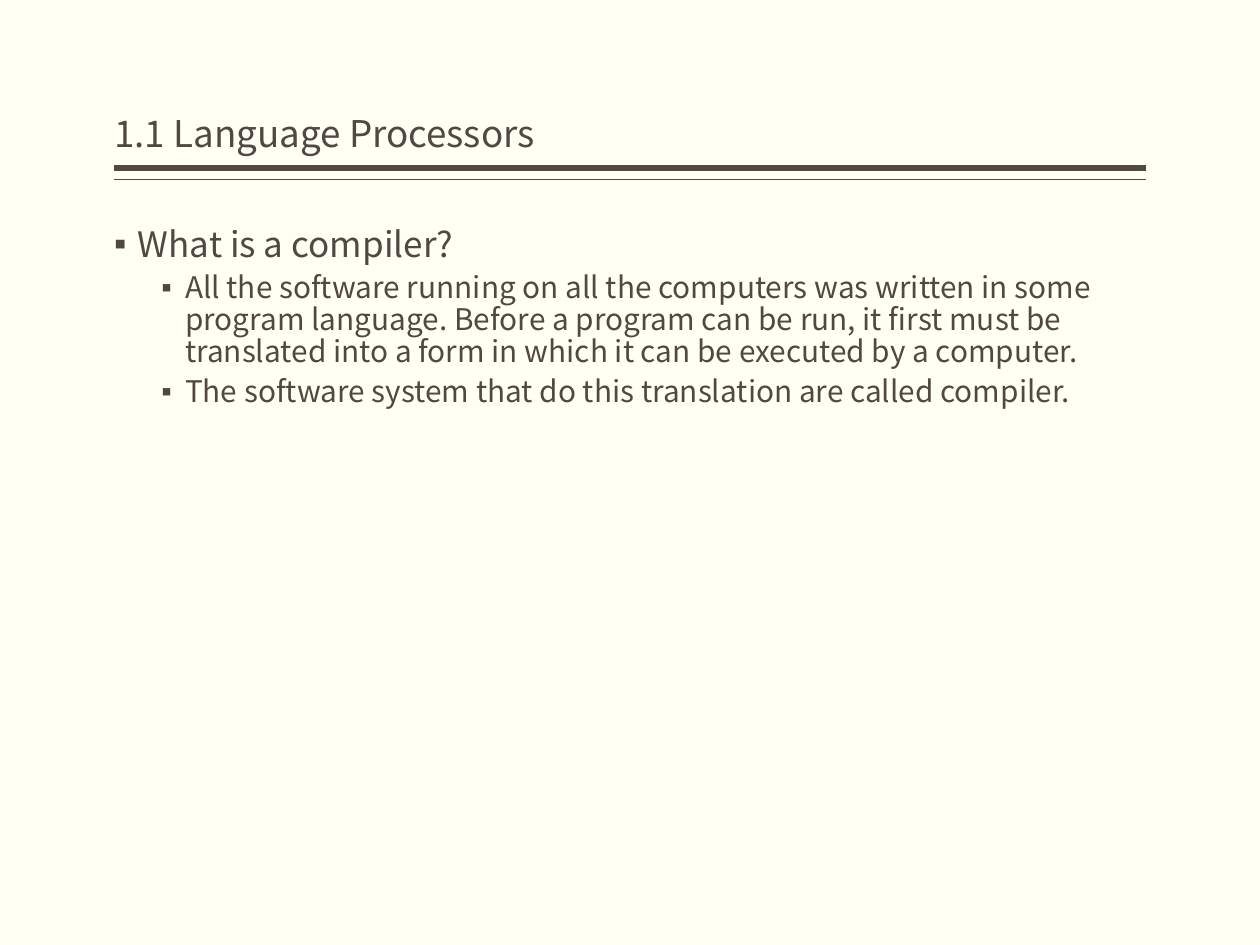
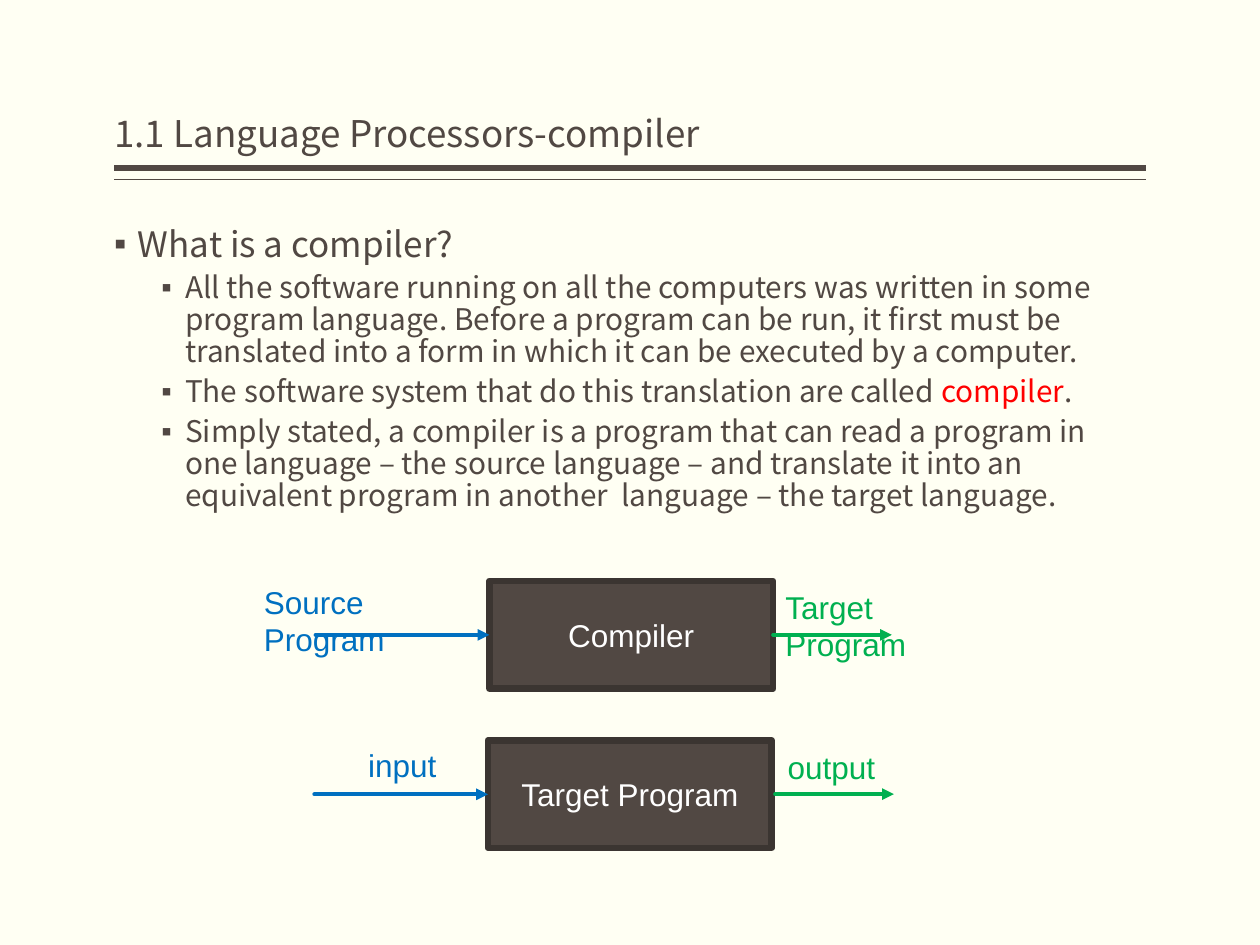
Before and after one commit to bonkboykz/jz81.github.io, a slide deck: slide 4 of course/compiler/LectureNotes/(Spring2017)Lecture1.pptx. Drawn at 1260x945 pixels with LibreOffice and Linux fonts; fonts in the diff are those of the drawing. Boxes give left, top, right and bottom in pixels: in the first picture for what was removed or moved away, otherwise in the second. Text is boxed around its words. In the diff, an @@ line names an element or a change of style, - is before the commit and + after.

Commit message:
add Lecture1

```diff
--- a/course/compiler/LectureNotes/(Spring2017)Lecture1.pptx
+++ b/course/compiler/LectureNotes/(Spring2017)Lecture1.pptx
@@ title at (x1=114, y1=117, x2=700, y2=156): text changed @@
-1.1 Language Processors
+1.1 Language Processors-compiler
@@ text at (x1=185, y1=378, x2=1073, y2=409): text colour #514843 to #FF0000 in "compiler." @@
@@ text at (x1=185, y1=418, x2=1086, y2=514): paragraph added @@
+  ▪ Simply stated, a compiler is a program that can read a program in one language – the source language – and translate it into an equivalent program in another language – the target language.
@@ text added at (x1=264, y1=592, x2=385, y2=657), 18 pt, text #0070C0 @@
+Source Program
@@ rectangle added at (x1=489, y1=581, x2=772, y2=688), fill #514843, outline #3C3532 3.78 pt, 18 pt, text #FFFFFF @@
+Compiler
@@ text added at (x1=785, y1=597, x2=906, y2=662), 18 pt, text #00B050 @@
+Target Program
@@ arrow added from (315, 635) to (489, 635), #0070C0 2.25 pt @@
@@ arrow added from (774, 635) to (892, 635), #00B050 2.25 pt @@
@@ rectangle added at (x1=488, y1=741, x2=771, y2=848), fill #514843, outline #3C3532 3.78 pt, 18 pt, text #FFFFFF @@
+Target Program
@@ text added at (x1=368, y1=754, x2=436, y2=783), 18 pt, text #0070C0 @@
+input
@@ text added at (x1=788, y1=758, x2=876, y2=785), 18 pt, text #00B050 @@
+output
@@ arrow added from (314, 794) to (488, 794), #0070C0 2.25 pt @@
@@ arrow added from (775, 794) to (893, 794), #00B050 2.25 pt @@
```
Also in this commit, not shown: 1 other slide changed, 19 slides added.
